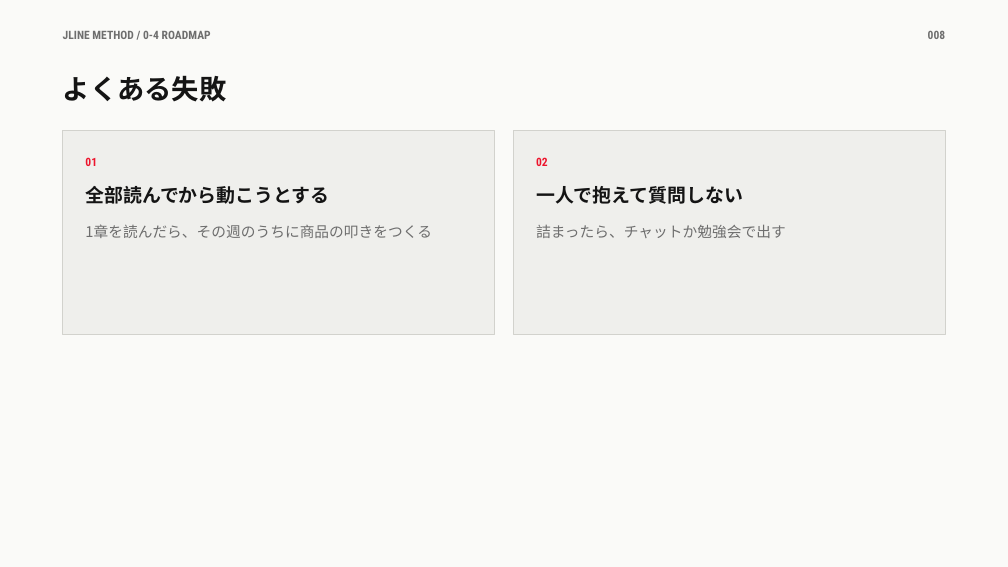
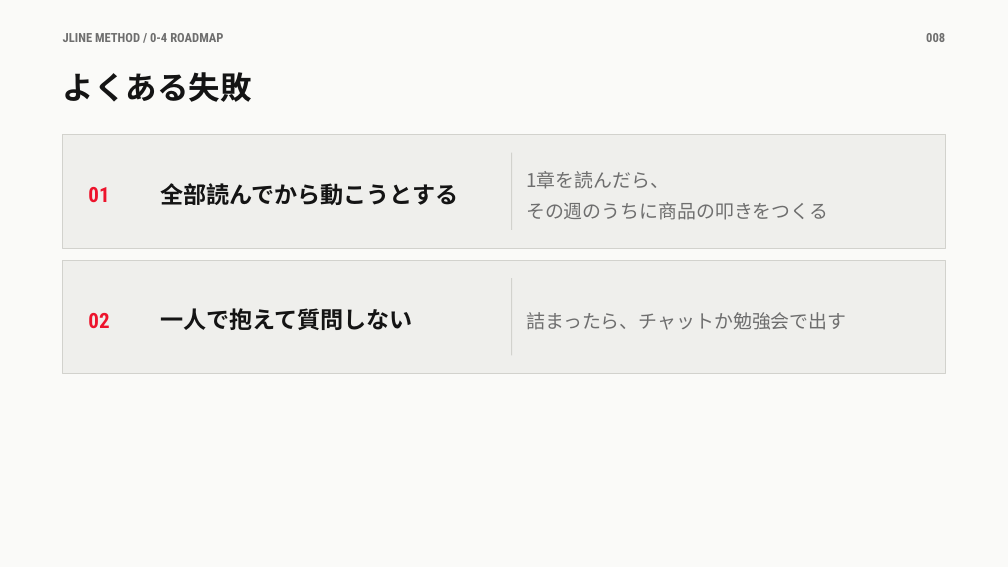
Before and after one commit to takafumisuzuki1117-sys/takafumi_suzuki, a slide deck: slide 8 of JLINEメソッド/教材/0章/0-4_この講座の進め方.pptx. Drawn at 1008x567 pixels with LibreOffice and Linux fonts; fonts in the diff are those of the drawing. Boxes give left, top, right and bottom in pixels: in the first picture for what was removed or moved away, otherwise in the second. Text is boxed around its words. In the diff, an @@ line names an element or a change of style, - is before the commit and + after.

```diff
--- a/JLINEメソッド/教材/0章/0-4_この講座の進め方.pptx
+++ b/JLINEメソッド/教材/0章/0-4_この講座の進め方.pptx
@@ text "JLINE METHOD / 0-4 ROADMAP" at [63,33,223,42]: size 11 to 12 pt @@
@@ text "008" at [926,33,945,42]: size 11 to 12 pt @@
@@ text "よくある失敗" at [63,72,252,102]: size 26 to 30 pt; line spacing 1.25 to 1.2 @@
@@ rectangle: place and size @@
-rectangle at [63,131,495,335]
+rectangle at [63,135,945,248]
@@ text "01": place and size @@
-text "01" at [85,157,97,166]
+text "01" at [88,187,109,202]
@@ text "01" at [88,187,109,202]: size 11 to 20 pt; vertical alignment top to middle @@
@@ text "全部読んでから動こうとする": place and size @@
-text "全部読んでから動こうとする" at [85,186,329,204]
+text "全部読んでから動こうとする" at [160,183,458,205]
@@ text "全部読んでから動こうとする" at [160,183,458,205]: size 18 to 22 pt; vertical alignment top to middle @@
@@ rectangle removed at [513,131,945,335] @@
@@ text "1章を読んだら、" at [526,171,828,220]: vertical alignment top to middle @@
@@ rectangle added at [511,153,512,230], fill #D2D2CD @@
@@ text at [526,171,828,220]: text changed; size 14 to 18 pt @@
-1章を読んだら、その週のうちに商品の叩きをつくる
+1章を読んだら、
+その週のうちに商品の叩きをつくる
@@ rectangle added at [63,260,945,374], fill #EFEFEC, outline #D2D2CD 0.75 pt @@
@@ text "02" at [88,313,109,328]: size 11 to 20 pt; vertical alignment top to middle @@
@@ text "02": place and size @@
-text "02" at [536,157,548,166]
+text "02" at [88,313,109,328]
@@ text "一人で抱えて質問しない" at [160,308,413,330]: size 18 to 22 pt; vertical alignment top to middle @@
@@ text "一人で抱えて質問しない": place and size @@
-text "一人で抱えて質問しない" at [536,186,743,204]
+text "一人で抱えて質問しない" at [160,308,413,330]
@@ text "詰まったら、チャットか勉強会で出す": place and size @@
-text "詰まったら、チャットか勉強会で出す" at [536,224,786,238]
+text "詰まったら、チャットか勉強会で出す" at [526,312,846,330]
@@ text "詰まったら、チャットか勉強会で出す" at [526,312,846,330]: size 14 to 18 pt; line spacing 1.4 to 1.35; vertical alignment top to middle @@
@@ rectangle added at [511,278,512,355], fill #D2D2CD @@
```
Also in this commit, not shown: 9 other slides changed, 9 other files.
